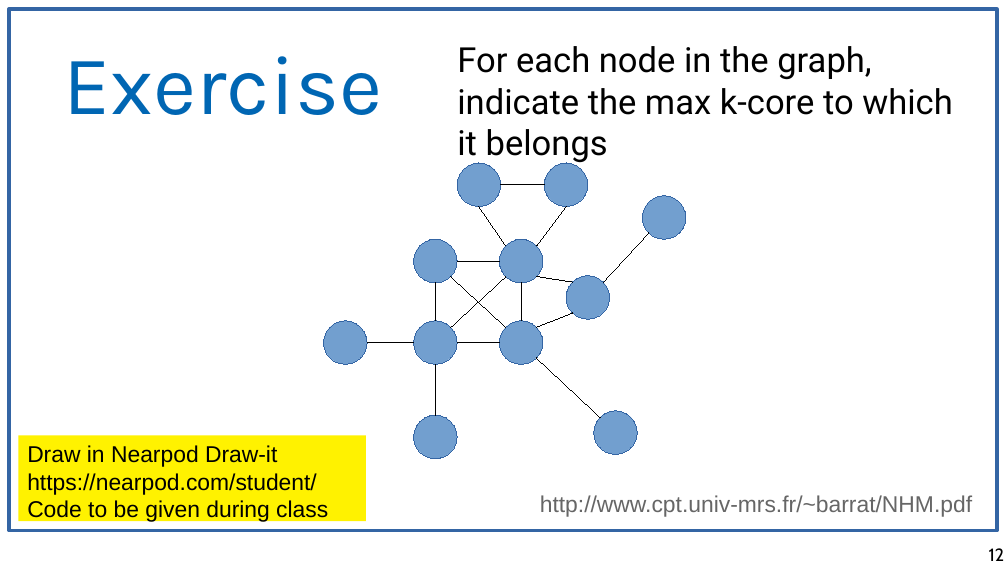
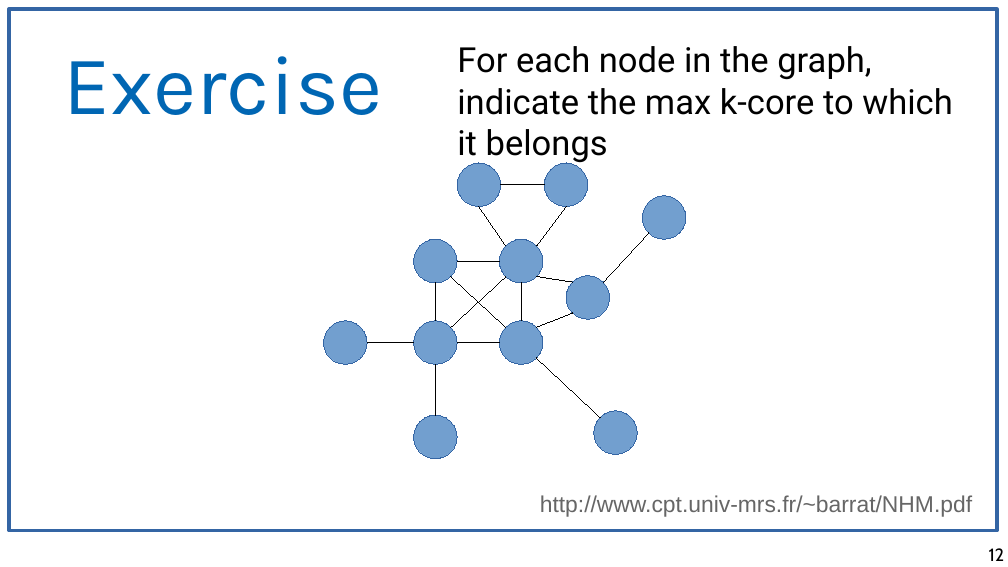
Before and after one commit to chatox/networks-science-course, a slide deck: slide 12 of theory/odp/tt19-k_cores.odp. Drawn at 1008x567 pixels with LibreOffice and Linux fonts; fonts in the diff are those of the drawing. Boxes give left, top, right and bottom in pixels: in the first picture for what was removed or moved away, otherwise in the second. Text is boxed around its words. In the diff, an @@ line names an element or a change of style, - is before the commit and + after.

```diff
--- a/theory/odp/tt19-k_cores.odp
+++ b/theory/odp/tt19-k_cores.odp
@@ rectangle removed at box(18, 435, 366, 521) @@
-Draw in Nearpod Draw-it
-https://nearpod.com/student/
-Code to be given during class
```
Also in this commit, not shown: 3 other slides changed, 11 other files.
